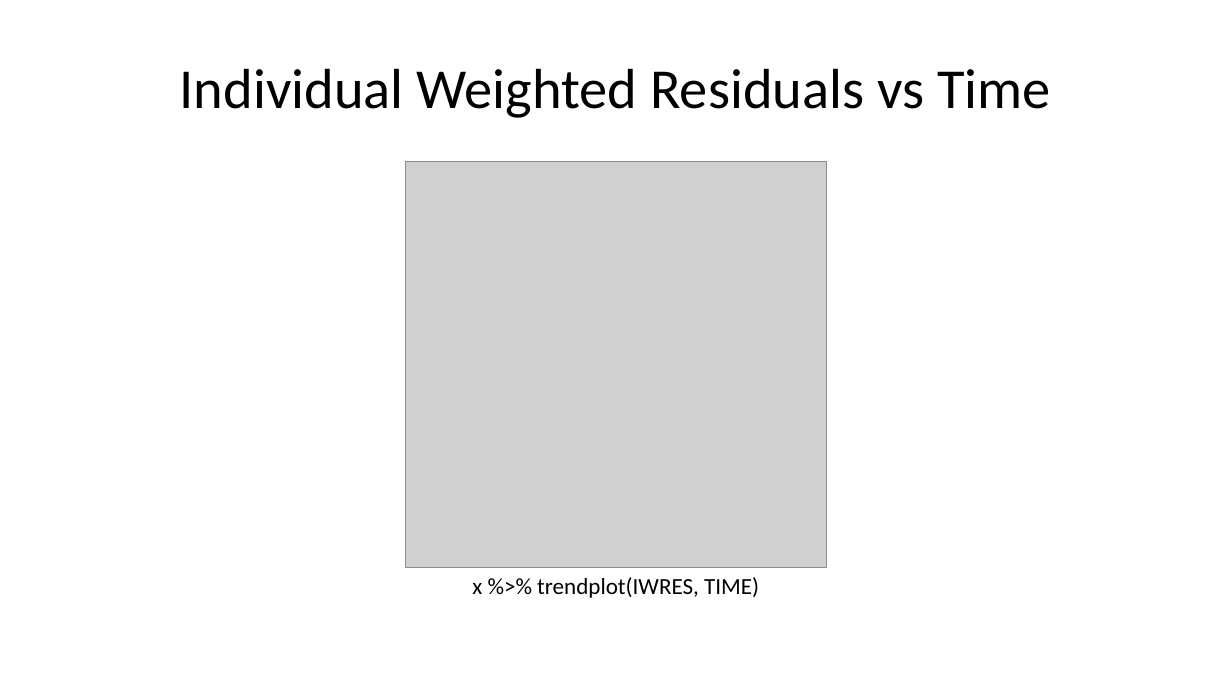
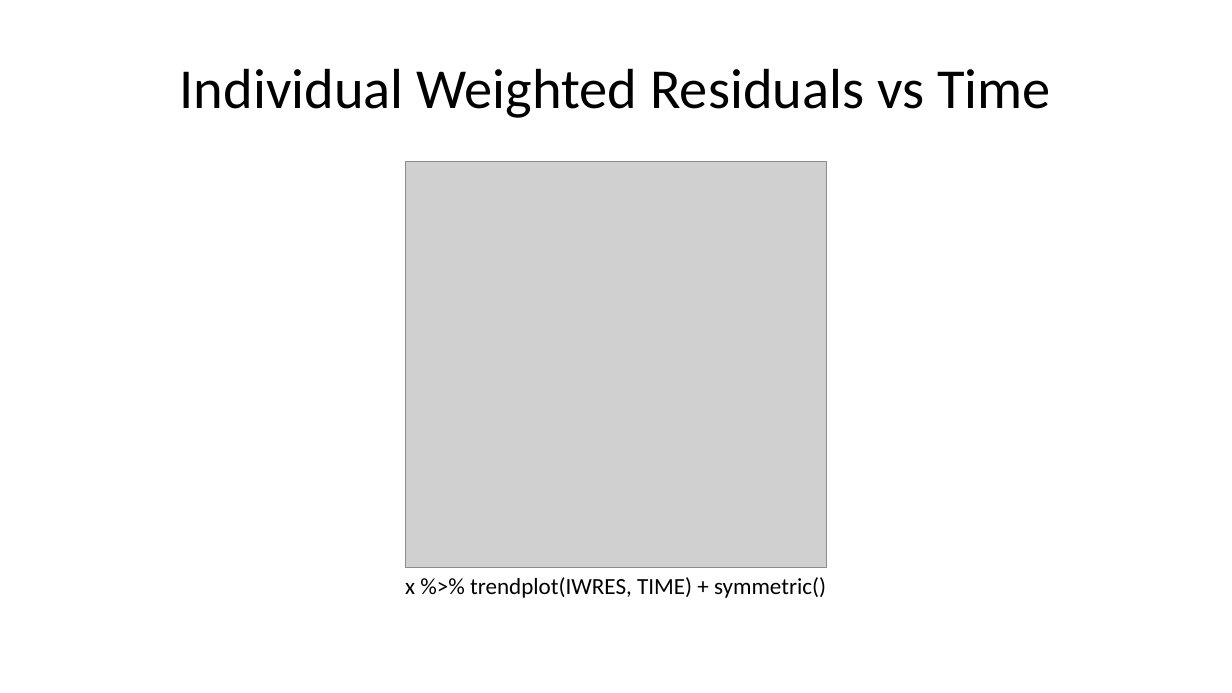
Before and after one commit to bergsmat/yamlet, a slide deck: slide 9 of inst/extdata/modeling/diagnostics.pptx. Drawn at 1232x693 pixels with LibreOffice and Linux fonts; fonts in the diff are those of the drawing; grey boxes stand for pictures. Boxes give left, top, right and bottom in pixels: in the first picture for what was removed or moved away, otherwise in the second. Text is boxed around its words. In the diff, an @@ line names an element or a change of style, - is before the commit and + after.

Commit message:
draft isometric() and symmetric()

```diff
--- a/inst/extdata/modeling/diagnostics.pptx
+++ b/inst/extdata/modeling/diagnostics.pptx
@@ text at (x1=405, y1=577, x2=826, y2=598): text changed @@
-x %>% trendplot(IWRES, TIME)
+x %>% trendplot(IWRES, TIME) + symmetric()
```
Also in this commit, not shown: 2 other slides changed, 24 other files.
